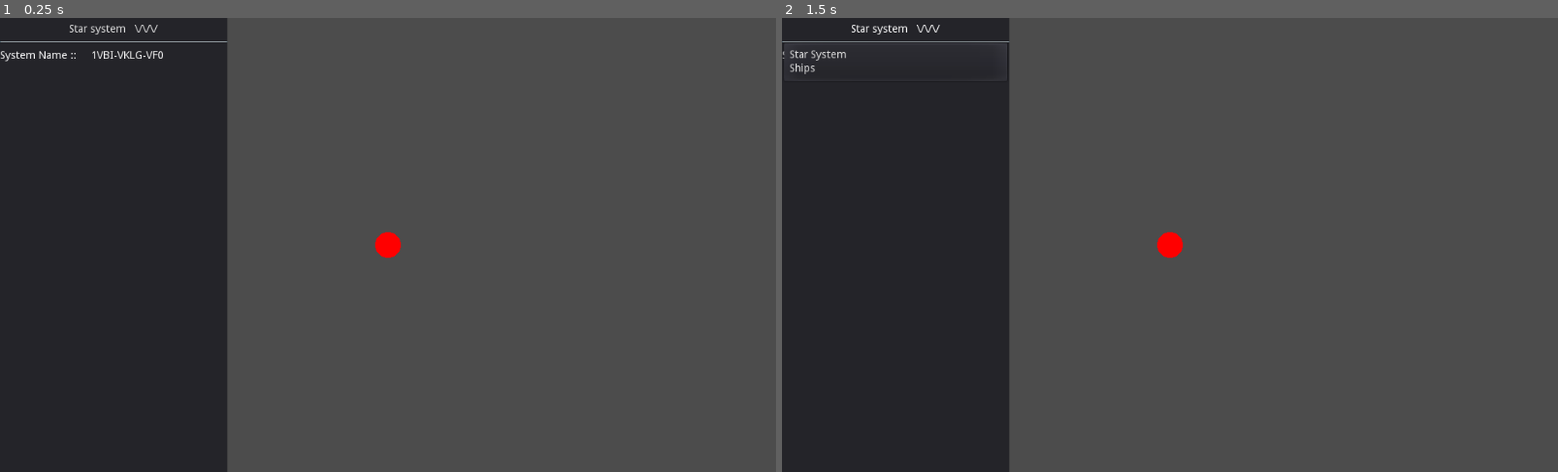
Above: before the commit, frames 1-2 (left to right).
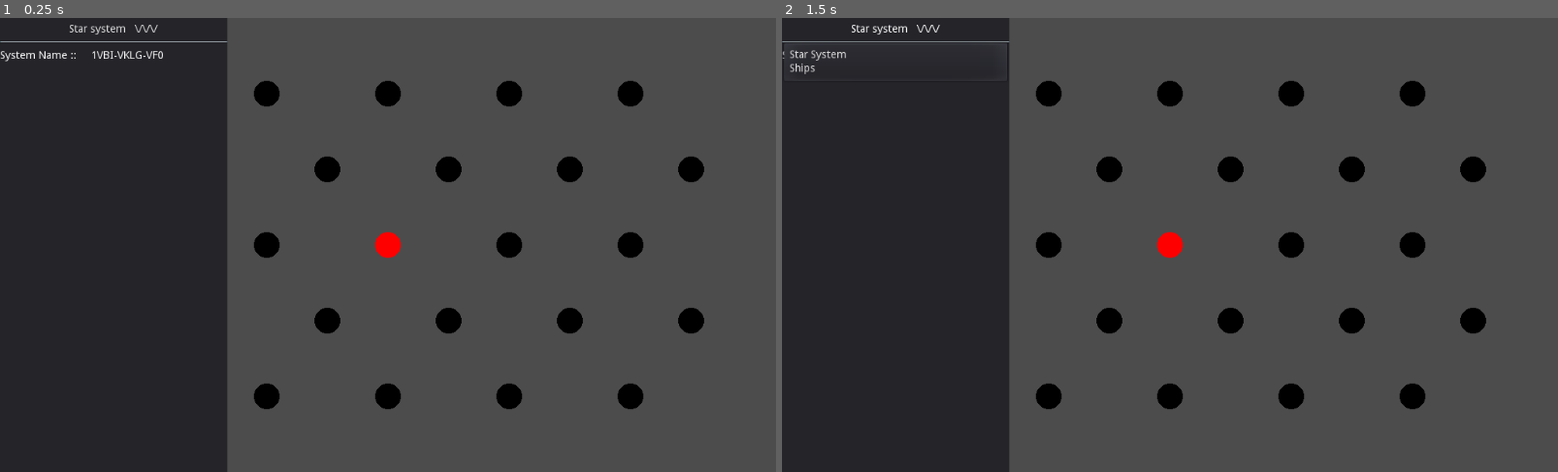
Above: after the commit, the same moments.

Repository: Drakosam/godot_game_1
Game: Godot game, scene res://World.tscn
Two runs of this game, one before a commit and one after it. Both use one fixed random seed, a clock stepped at 60 frames per second and the inputs below.
Inputs:
- Up to frame 1 (0.25 s): no input
- Up to frame 2 (1.5 s): click "Star system ▼▼▼ \/\/\/" at 0.5 s; click "Star system ▼▼▼ \/\/\/" at 1.25 s

The runs differ from the first frame. In frame 1, 2.8% of the frame differs, in the area x 32-91%, y 13-87%; in frame 2, 2.8%.

Commit message:
-ships movements

Diff:
--- /dev/null
+++ b/Game_Setings.tscn
@@ -0,0 +1,19 @@
+[gd_scene load_steps=2 format=2]
+
+[sub_resource type="GDScript" id=1]
+script/source = "extends Node
+
+var SIZE_X = 5
+var SIZE_Y = 5
+
+var SHOW_HIDE_SYSTEMS = true
+var RANDOMIZE_SYSTEM_POSYTION = false
+
+
+func _ready():
+	pass # Replace with function body.
+
+"
+
+[node name="Game_Setings" type="Node"]
+script = SubResource( 1 )
--- a/ShipAktor.tscn
+++ b/ShipAktor.tscn
@@ -4,31 +4,63 @@
 script/source = "extends Node
 
 var ship_name = \"ship name\"
-var curent_system = null
+var current_system = null
 var travel_to_system = null
 var curent_action = 'idle'
+
 
 func _ready():
 	pass
 
 
+func clear_status():
+	clear_paths()
+
+
+func clear_paths():
+	if current_system:
+		current_system.clear_all_paths()
+
+
+func mark_path(path_name):
+	if current_system:
+		current_system.mark_path(path_name)
+
+
 func spown_ship(spown_system, ship_name_in=\"skip_name\"):
-	curent_system = spown_system
+	current_system = spown_system
 	ship_name = ship_name_in
 
 
-func move_to_system(target_system):
-	curent_system =target_system
+func move_to_system(move_direction):
+	if move_direction == \"NW\" and current_system.star_system_nw:
+		current_system = current_system.star_system_nw
+
+	if move_direction == \"NE\" and current_system.star_system_ne:
+		current_system = current_system.star_system_ne
+
+	if move_direction == \"W\" and current_system.star_system_w:
+		current_system = current_system.star_system_w
+
+	if move_direction == \"E\" and current_system.star_system_e:
+		current_system = current_system.star_system_e
+
+	if move_direction == \"SW\" and current_system.star_system_sw:
+		current_system = current_system.star_system_sw
+
+	if move_direction == \"SE\" and current_system.star_system_se:
+		current_system = current_system.star_system_se
+
+	current_system.select_system()
 
 
 func act():
 	if curent_action=='idle':
 		return
 	if curent_action == 'serch_for_star_routs':
-		if curent_system:
-			curent_system.system_discaver()
-			print(curent_system.link_known)
-			if curent_system.link_known>5:
+		if current_system:
+			current_system.system_discaver()
+			if current_system.link_known >= current_system.max_links:
 				set_ship_action_to_idle()
 
 
@@ -38,6 +70,17 @@
 
 func set_ship_action_to_serch_for_star_routs():
 	curent_action = 'serch_for_star_routs'
+
+
+func get_system_name():
+	if current_system:
+		return current_system.system_name
+
+
+func get_system_visible_paths():
+	if current_system:
+		return current_system.get_visible_paths()
+
 "
 
 [node name="ShipAktor" type="Node"]
--- a/Ship_panel.tscn
+++ b/Ship_panel.tscn
@@ -7,47 +7,330 @@
 
 # Called when the node enters the scene tree for the first time.
 func _ready():
-	pass # Replace with function body.
+	$VBoxContainer/MovmendTab.visible = false
 
 
 func set_ship(ship):
+	if current_ship:
+		current_ship.clear_status()
+
+	$VBoxContainer/MovmendTab/VBoxContainer/Move_NW.visible = false
+	$VBoxContainer/MovmendTab/VBoxContainer/Move_NE.visible = false
+	$VBoxContainer/MovmendTab/VBoxContainer/Move_W.visible = false
+	$VBoxContainer/MovmendTab/VBoxContainer/Move_E.visible = false
+	$VBoxContainer/MovmendTab/VBoxContainer/Move_SW.visible = false
+	$VBoxContainer/MovmendTab/VBoxContainer/Move_SE.visible = false
+
+	$VBoxContainer/MovmendTab/VBoxContainer/Move_NW.text = \"\"
+	$VBoxContainer/MovmendTab/VBoxContainer/Move_NE.text = \"\"
+	$VBoxContainer/MovmendTab/VBoxContainer/Move_W.text = \"\"
+	$VBoxContainer/MovmendTab/VBoxContainer/Move_E.text = \"\"
+	$VBoxContainer/MovmendTab/VBoxContainer/Move_SW.text = \"\"
+	$VBoxContainer/MovmendTab/VBoxContainer/Move_SE.text = \"\"
+
 	current_ship = ship
+	_refresh_ship_data()
+
 
 func serch_for_star_rutes():
 	current_ship.set_ship_action_to_serch_for_star_routs()
 
+
 func go_idle():
 	current_ship.set_ship_action_to_idle()
 
+
+func _hide_all_tabs():
+	$VBoxContainer/MovmendTab.visible = false
+	$VBoxContainer/ActionTab.visible = false
+
+
+func _on_ActionButton_pressed():
+	_hide_all_tabs()
+	$VBoxContainer/ActionTab.visible = true
+
+
+func _on_MovmentButton_pressed():
+	_hide_all_tabs()
+	$VBoxContainer/MovmendTab.visible = true
+
+
+func _refresh_ship_data():
+	$VBoxContainer/HBoxContainer/Ship_name.text = \":: \" + current_ship.ship_name
+	$VBoxContainer/HBoxContainer2/Ship_location.text =\":: \" + current_ship.get_system_name()
+	$VBoxContainer/HBoxContainer4/Activity.text = \":: \" + current_ship.curent_action
+	_refresh_buttons()
+
+
+#---------------------- NW
+func _on_Move_NW_pressed():
+	current_ship.move_to_system('NW')
+
+
+func _on_Move_NW_mouse_entered():
+	current_ship.mark_path('NW')
+
+
+#---------------------- NE
+func _on_Move_NE_pressed():
+	current_ship.move_to_system('NE')
+
+
+func _on_Move_NE_mouse_entered():
+	current_ship.mark_path('NE')
+
+
+#---------------------- W
+func _on_Move_W_pressed():
+	current_ship.move_to_system('W')
+
+
+func _on_Move_W_mouse_entered():
+	current_ship.mark_path('W')
+
+
+#---------------------- E
+func _on_Move_E_pressed():
+	current_ship.move_to_system('E')
+
+
+func _on_Move_E_mouse_entered():
+	current_ship.mark_path('E')
+
+
+#---------------------- SW
+func _on_Move_SW_pressed():
+	current_ship.move_to_system('SW')
+
+
+func _on_Move_SW_mouse_entered():
+	current_ship.mark_path('SW')
+
+
+#---------------------- SE
+func _on_Move_SE_pressed():
+	current_ship.move_to_system('SE')
+
+
+func _on_Move_SE_mouse_entered():
+	current_ship.mark_path('SE')
+
+
+#-------------------------------- cler mark path
+func _cler_paths():
+	if current_ship:
+		current_ship.clear_paths()
+
+
+#-------------------------------- timers
+func _on_Timer_timeout():
+	_refresh_ship_data()
+
+
+func _refresh_buttons():
+	var data = current_ship.get_system_visible_paths()
+	$VBoxContainer/MovmendTab/VBoxContainer/Move_NW.visible = data['NW'][0]
+	$VBoxContainer/MovmendTab/VBoxContainer/Move_NE.visible = data['NE'][0]
+
+	$VBoxContainer/MovmendTab/VBoxContainer/Move_E.visible = data['E'][0]
+	$VBoxContainer/MovmendTab/VBoxContainer/Move_W.visible = data['W'][0]
+
+	$VBoxContainer/MovmendTab/VBoxContainer/Move_SW.visible = data['SW'][0]
+	$VBoxContainer/MovmendTab/VBoxContainer/Move_SE.visible = data['SE'][0]
+
+	$VBoxContainer/MovmendTab/VBoxContainer/Move_NW.text = data['NW'][1]
+	$VBoxContainer/MovmendTab/VBoxContainer/Move_NE.text = data['NE'][1]
+	$VBoxContainer/MovmendTab/VBoxContainer/Move_W.text = data['W'][1]
+	$VBoxContainer/MovmendTab/VBoxContainer/Move_E.text = data['E'][1]
+	$VBoxContainer/MovmendTab/VBoxContainer/Move_SW.text = data['SW'][1]
+	$VBoxContainer/MovmendTab/VBoxContainer/Move_SE.text = data['SE'][1]
 "
 
 [node name="Ship_panel" type="Panel"]
 margin_right = 639.0
-margin_bottom = 546.0
+margin_bottom = 1000.0
 script = SubResource( 1 )
 
-[node name="Label" type="Label" parent="."]
-margin_right = 40.0
+[node name="VBoxContainer" type="VBoxContainer" parent="."]
+anchor_right = 1.0
+anchor_bottom = 1.0
+margin_left = 5.0
+margin_top = 5.0
+margin_right = -5.0
+margin_bottom = -5.0
+
+[node name="HBoxContainer" type="HBoxContainer" parent="VBoxContainer"]
+margin_right = 629.0
+margin_bottom = 20.0
+rect_min_size = Vector2( 0, 20 )
+
+[node name="Label" type="Label" parent="VBoxContainer/HBoxContainer"]
+margin_top = 3.0
+margin_right = 100.0
+margin_bottom = 17.0
+rect_min_size = Vector2( 100, 0 )
+text = "Ship Name"
+valign = 1
+
+[node name="Ship_name" type="Label" parent="VBoxContainer/HBoxContainer"]
+margin_left = 104.0
+margin_top = 3.0
+margin_right = 144.0
+margin_bottom = 17.0
+text = ":: xxxx"
+valign = 1
+
+[node name="HBoxContainer2" type="HBoxContainer" parent="VBoxContainer"]
+margin_top = 24.0
+margin_right = 629.0
+margin_bottom = 44.0
+rect_min_size = Vector2( 0, 20 )
+
+[node name="Label2" type="Label" parent="VBoxContainer/HBoxContainer2"]
+margin_top = 3.0
+margin_right = 100.0
+margin_bottom = 17.0
+rect_min_size = Vector2( 100, 0 )
+text = "Ship Location"
+valign = 1
+
+[node name="Ship_location" type="Label" parent="VBoxContainer/HBoxContainer2"]
+margin_left = 104.0
+margin_top = 3.0
+margin_right = 144.0
+margin_bottom = 17.0
+text = ":: xxxx"
+valign = 1
+
+[node name="HBoxContainer4" type="HBoxContainer" parent="VBoxContainer"]
+margin_top = 48.0
+margin_right = 629.0
+margin_bottom = 62.0
+
+[node name="Label" type="Label" parent="VBoxContainer/HBoxContainer4"]
+margin_right = 100.0
 margin_bottom = 14.0
-text = "Ship Name"
-
-[node name="Locatiom" type="Label" parent="."]
-margin_top = 20.0
-margin_right = 40.0
+rect_min_size = Vector2( 100, 0 )
+text = "Activity"
+
+[node name="Activity" type="Label" parent="VBoxContainer/HBoxContainer4"]
+margin_left = 104.0
+margin_right = 151.0
 margin_bottom = 14.0
-text = "Ship Location"
-
-[node name="Button" type="Button" parent="."]
-margin_top = 40.0
-margin_right = 100.0
-margin_bottom = 60.0
-text = "Serch for star "
-
-[node name="Button2" type="Button" parent="."]
-margin_top = 60.0
-margin_right = 12.0
-margin_bottom = 20.0
-text = "go idle"
-
-[connection signal="pressed" from="Button" to="." method="serch_for_star_rutes"]
-[connection signal="pressed" from="Button2" to="." method="go_idle"]
+text = ":: xxxxx"
+
+[node name="HBoxContainer3" type="HBoxContainer" parent="VBoxContainer"]
+margin_top = 66.0
+margin_right = 629.0
+margin_bottom = 86.0
+
+[node name="ActionButton" type="Button" parent="VBoxContainer/HBoxContainer3"]
+margin_right = 312.0
+margin_bottom = 20.0
+size_flags_horizontal = 3
+text = "Actions"
+
+[node name="MovmentButton" type="Button" parent="VBoxContainer/HBoxContainer3"]
+margin_left = 316.0
+margin_right = 629.0
+margin_bottom = 20.0
+size_flags_horizontal = 3
+text = "Movment"
+
+[node name="HSeparator" type="HSeparator" parent="VBoxContainer"]
+margin_top = 90.0
+margin_right = 629.0
+margin_bottom = 110.0
+rect_min_size = Vector2( 0, 20 )
+
+[node name="MovmendTab" type="Panel" parent="VBoxContainer"]
+margin_top = 114.0
+margin_right = 629.0
+margin_bottom = 550.0
+size_flags_vertical = 3
+
+[node name="VBoxContainer" type="VBoxContainer" parent="VBoxContainer/MovmendTab"]
+anchor_right = 1.0
+anchor_bottom = 1.0
+
+[node name="Move_NW" type="Button" parent="VBoxContainer/MovmendTab/VBoxContainer"]
+margin_right = 629.0
+margin_bottom = 20.0
+text = "move 1"
+
+[node name="Move_NE" type="Button" parent="VBoxContainer/MovmendTab/VBoxContainer"]
+margin_top = 24.0
+margin_right = 629.0
+margin_bottom = 44.0
+text = "move 2"
+
+[node name="Move_W" type="Button" parent="VBoxContainer/MovmendTab/VBoxContainer"]
+margin_top = 48.0
+margin_right = 629.0
+margin_bottom = 68.0
+
+[node name="Move_E" type="Button" parent="VBoxContainer/MovmendTab/VBoxContainer"]
+margin_top = 72.0
+margin_right = 629.0
+margin_bottom = 92.0
+
+[node name="Move_SW" type="Button" parent="VBoxContainer/MovmendTab/VBoxContainer"]
+margin_top = 96.0
+margin_right = 629.0
+margin_bottom = 116.0
+
+[node name="Move_SE" type="Button" parent="VBoxContainer/MovmendTab/VBoxContainer"]
+margin_top = 120.0
+margin_right = 629.0
+margin_bottom = 140.0
+
+[node name="ActionTab" type="Panel" parent="VBoxContainer"]
+margin_top = 554.0
+margin_right = 629.0
+margin_bottom = 990.0
+size_flags_vertical = 3
+
+[node name="VBoxContainer" type="VBoxContainer" parent="VBoxContainer/ActionTab"]
+anchor_right = 1.0
+anchor_bottom = 1.0
+
+[node name="Button2" type="Button" parent="VBoxContainer/ActionTab/VBoxContainer"]
+margin_right = 629.0
+margin_bottom = 20.0
+rect_min_size = Vector2( 0, 20 )
+text = "Go idle"
+
+[node name="Button" type="Button" parent="VBoxContainer/ActionTab/VBoxContainer"]
+margin_top = 24.0
+margin_right = 629.0
+margin_bottom = 44.0
+rect_min_size = Vector2( 0, 20 )
+text = "Serch for star link "
+
+[node name="Timer" type="Timer" parent="."]
+wait_time = 0.5
+autostart = true
+
+[connection signal="pressed" from="VBoxContainer/HBoxContainer3/ActionButton" to="." method="_on_ActionButton_pressed"]
+[connection signal="pressed" from="VBoxContainer/HBoxContainer3/MovmentButton" to="." method="_on_MovmentButton_pressed"]
+[connection signal="mouse_entered" from="VBoxContainer/MovmendTab/VBoxContainer/Move_NW" to="." method="_on_Move_NW_mouse_entered"]
+[connection signal="mouse_exited" from="VBoxContainer/MovmendTab/VBoxContainer/Move_NW" to="." method="_cler_paths"]
+[connection signal="pressed" from="VBoxContainer/MovmendTab/VBoxContainer/Move_NW" to="." method="_on_Move_NW_pressed"]
+[connection signal="mouse_entered" from="VBoxContainer/MovmendTab/VBoxContainer/Move_NE" to="." method="_on_Move_NE_mouse_entered"]
+[connection signal="mouse_exited" from="VBoxContainer/MovmendTab/VBoxContainer/Move_NE" to="." method="_cler_paths"]
+[connection signal="pressed" from="VBoxContainer/MovmendTab/VBoxContainer/Move_NE" to="." method="_on_Move_NE_pressed"]
+[connection signal="mouse_entered" from="VBoxContainer/MovmendTab/VBoxContainer/Move_W" to="." method="_on_Move_W_mouse_entered"]
+[connection signal="mouse_exited" from="VBoxContainer/MovmendTab/VBoxContainer/Move_W" to="." method="_cler_paths"]
+[connection signal="pressed" from="VBoxContainer/MovmendTab/VBoxContainer/Move_W" to="." method="_on_Move_W_pressed"]
+[connection signal="mouse_entered" from="VBoxContainer/MovmendTab/VBoxContainer/Move_E" to="." method="_on_Move_E_mouse_entered"]
+[connection signal="mouse_exited" from="VBoxContainer/MovmendTab/VBoxContainer/Move_E" to="." method="_cler_paths"]
+[connection signal="pressed" from="VBoxContainer/MovmendTab/VBoxContainer/Move_E" to="." method="_on_Move_E_pressed"]
+[connection signal="mouse_entered" from="VBoxContainer/MovmendTab/VBoxContainer/Move_SW" to="." method="_on_Move_SW_mouse_entered"]
+[connection signal="mouse_exited" from="VBoxContainer/MovmendTab/VBoxContainer/Move_SW" to="." method="_cler_paths"]
+[connection signal="pressed" from="VBoxContainer/MovmendTab/VBoxContainer/Move_SW" to="." method="_on_Move_SW_pressed"]
+[connection signal="mouse_entered" from="VBoxContainer/MovmendTab/VBoxContainer/Move_SE" to="." method="_on_Move_SE_mouse_entered"]
+[connection signal="mouse_exited" from="VBoxContainer/MovmendTab/VBoxContainer/Move_SE" to="." method="_cler_paths"]
+[connection signal="pressed" from="VBoxContainer/MovmendTab/VBoxContainer/Move_SE" to="." method="_on_Move_SE_pressed"]
+[connection signal="pressed" from="VBoxContainer/ActionTab/VBoxContainer/Button2" to="." method="go_idle"]
+[connection signal="pressed" from="VBoxContainer/ActionTab/VBoxContainer/Button" to="." method="serch_for_star_rutes"]
+[connection signal="timeout" from="Timer" to="." method="_on_Timer_timeout"]
--- a/StarLink.tscn
+++ b/StarLink.tscn
@@ -4,28 +4,36 @@
 script/source = "extends Node2D
 
 
-# Declare member variables here. Examples:
-# var a = 2
-# var b = \"text\"
+var line_s = Vector2(0,0)
+var line_e = Vector2(0,0)
+var marked = false
 
-
-# Called when the node enters the scene tree for the first time.
 func _ready():
 	pass # Replace with function body.
 
 
 func set_link(sys_1,sys_2):
-	$Line2D.points[0]=sys_1.position
-	$Line2D.points[1]=sys_2.position
+	line_s=sys_1.position
+	line_e=sys_2.position
 
-# Called every frame. 'delta' is the elapsed time since the previous frame.
-#func _process(delta):
-#	pass
+
+func _draw():
+	print(marked)
+	if marked:
+		draw_line(line_s,line_e,\"#ff0000\",2)
+	else:
+		draw_line(line_s,line_e,\"#6680ff\",2)
+
+
+func mark_path():
+	marked = true
+	update()
+
+
+func unmark_path():
+	marked = false
+	update()
 "
 
 [node name="StarLink" type="Node2D"]
 script = SubResource( 1 )
-
-[node name="Line2D" type="Line2D" parent="."]
-points = PoolVector2Array( 0, 0, 0, 0 )
-width = 2.0
--- a/StarSystem.tscn
+++ b/StarSystem.tscn
@@ -1,4 +1,6 @@
-[gd_scene load_steps=3 format=2]
+[gd_scene load_steps=4 format=2]
+
+[ext_resource path="res://Game_Setings.tscn" type="PackedScene" id=1]
 
 [sub_resource type="GDScript" id=2]
 script/source = "extends Area2D
@@ -25,20 +27,25 @@
 
 var system_size = 17
 var link_known = 0
+var max_links = 0
 
 signal clear_selected()
 signal system_selected(system)
+
 
 func _ready():
 	$CollisionShape2D.shape.radius = system_size
 	system_name = generate_word(rand_string,4)+\"-\"+generate_word(rand_string,4)
 	system_name += \"-\"+generate_word(rand_string,3)
+
+
 func generate_word(chars, length):
-	var word: String
+	var word=\"\"
 	var n_char = len(chars)
-	for i in range(length):
+	for _i in range(length):
 		word += chars[randi()% n_char]
 	return word
+
 
 func _draw():
 	if not is_active:
@@ -70,6 +77,41 @@
 
 
 ########## public metods
+func clear_all_paths():
+	if star_link_nw:
+		star_link_nw.unmark_path()
+	if star_link_ne:
+		star_link_ne.unmark_path()
+	if star_link_e:
+		star_link_e.unmark_path()
+	if star_link_w:
+		star_link_w.unmark_path()
+	if star_link_se:
+		star_link_se.unmark_path()
+	if star_link_sw:
+		star_link_sw.unmark_path()
+
+
+func mark_path(path_name):
+	if star_link_nw and path_name==\"NW\":
+		star_link_nw.mark_path()
+
+	if star_link_ne and path_name==\"NE\":
+		star_link_ne.mark_path()
+
+	if star_link_e and path_name==\"E\":
+		star_link_e.mark_path()
+
+	if star_link_w and path_name==\"W\":
+		star_link_w.mark_path()
+
+	if star_link_se and path_name==\"SE\":
+		star_link_se.mark_path()
+
+	if star_link_sw and path_name==\"SW\":
+		star_link_sw.mark_path()
+
+
 func select_system():
 	emit_signal(\"clear_selected\")
 	is_selcted = true
@@ -82,7 +124,7 @@
 
 
 func system_discaver():
-	if link_known > 5:
+	if link_known >= max_links:
 		return
 
 	rng.randomize()
@@ -114,30 +156,79 @@
 
 
 func make_not_active():
-	visible = false
+	visible =$Game_Setings.SHOW_HIDE_SYSTEMS
 	if star_link_nw:
 		star_link_nw.visible = false
+		max_links += 1
+
 	if star_link_ne:
 		star_link_ne.visible = false
+		max_links += 1
+
 	if star_link_e:
 		star_link_e.visible = false
+		max_links += 1
+
 	if star_link_w:
 		star_link_w.visible = false
+		max_links += 1
+
 	if star_link_se:
 		star_link_se.visible = false
+		max_links += 1
+
 	if star_link_sw:
 		star_link_sw.visible = false
-
+		max_links += 1
+
+	print(max_links)
 
 func deselect_system():
-		is_selcted = false
-		update()
+	is_selcted = false
+	update()
 
 
 func randomize_posytion(dis_x,dis_y):
 	rng.randomize()
 	position.x += rng.randi_range((dis_x-system_size)*(-1), dis_x-system_size)
 	position.y += rng.randi_range((dis_y-system_size)*(-1), dis_y-system_size)
+
+
+func get_visible_paths():
+	var visible_paths = {}
+
+	if star_link_nw:
+		visible_paths[\"NW\"] = [star_link_nw.visible, star_system_nw.system_name]
+	else:
+		visible_paths[\"NW\"] = [false,\"xxxx\"]
+
+	if star_link_ne:
+		visible_paths[\"NE\"] = [star_link_ne.visible, star_system_ne.system_name]
+	else:
+		visible_paths[\"NE\"] = [false,\"xxxx\"]
+
+	if star_link_e:
+		visible_paths[\"E\"] = [star_link_e.visible, star_system_w.system_name]
+	else:
+		visible_paths[\"E\"] = [false,\"xxxx\"]
+
+	if star_link_w:
+		visible_paths[\"W\"] = [star_link_w.visible, star_system_w.system_name]
+	else:
+		visible_paths[\"W\"] = [false,\"xxxx\"]
+
+
+	if star_link_sw:
+		visible_paths[\"SW\"] = [star_link_sw.visible, star_system_se.system_name]
+	else:
+		visible_paths[\"SW\"] = [false,\"xxxx\"]
+
+	if star_link_se:
+		visible_paths[\"SE\"] = [star_link_se.visible, star_system_sw.system_name]
+	else:
+		visible_paths[\"SE\"] = [false,\"xxxx\"]
+
+	return visible_paths
 "
 
 [sub_resource type="CircleShape2D" id=1]
@@ -145,6 +236,8 @@
 [node name="StarSystem" type="Area2D"]
 script = SubResource( 2 )
 
+[node name="Game_Setings" parent="." instance=ExtResource( 1 )]
+
 [node name="CollisionShape2D" type="CollisionShape2D" parent="."]
 shape = SubResource( 1 )
 
--- a/Star_System_panel.tscn
+++ b/Star_System_panel.tscn
@@ -9,12 +9,14 @@
 func _ready():
 	pass # Replace with function body.
 
+
 func set_system(system):
 	current_system = system
 	reflesh_data()
 
+
 func reflesh_data():
-	$\"System name\".text = current_system.system_name
+	$System_name.text = current_system.system_name
 "
 
 [node name="Star_System_panel" type="Panel"]
@@ -28,7 +30,7 @@
 text = "System Name ::"
 valign = 1
 
-[node name="System name" type="Label" parent="."]
+[node name="System_name" type="Label" parent="."]
 margin_left = 120.0
 margin_right = 40.0
 margin_bottom = 20.0
--- a/World.tscn
+++ b/World.tscn
@@ -1,7 +1,8 @@
-[gd_scene load_steps=5 format=2]
+[gd_scene load_steps=6 format=2]
 
 [ext_resource path="res://Ship_panel.tscn" type="PackedScene" id=1]
 [ext_resource path="res://Star_System_panel.tscn" type="PackedScene" id=2]
+[ext_resource path="res://Game_Setings.tscn" type="PackedScene" id=3]
 
 [sub_resource type="GDScript" id=1]
 script/source = "extends Node2D
@@ -18,12 +19,15 @@
 var dist_y = 50
 var base_dist = 15
 
-var board_size_x = 5
-var board_size_y = 5
+var board_size_x =0
+var board_size_y =0
 
 var ship_list = []
 
 func _ready():
+	board_size_x = $Game_Setings.SIZE_X
+	board_size_y = $Game_Setings.SIZE_Y
+
 	create_board(board_size_x,board_size_y)
 
 	var start_system = star_systems_grid[floor(board_size_y/2) ][floor(board_size_x/2)]
@@ -75,7 +79,9 @@
 			new_system.position = Vector2(base_dist+x*dist_x*2 +dist_x*(y%2),base_dist+y*dist_y*2)
 			new_system.connect('clear_selected',self,'clear_system_selected')
 			new_system.connect('system_selected',self,'system_selected')
-			new_system.randomize_posytion(dist_x, dist_y)
+
+			if $Game_Setings.RANDOMIZE_SYSTEM_POSYTION:
+				new_system.randomize_posytion(dist_x, dist_y)
 
 			system_line.append(new_system)
 			system_list.append(new_system)
@@ -183,6 +189,8 @@
 
 [node name="World" type="Node2D"]
 script = SubResource( 1 )
+
+[node name="Game_Setings" parent="." instance=ExtResource( 3 )]
 
 [node name="Camera2D" type="Camera2D" parent="."]
 current = true
@@ -219,5 +227,4 @@
 wait_time = 0.25
 autostart = true
 
-[connection signal="pressed" from="CanvasLayer/Panel/MenuButton" to="." method="_on_MenuButton_pressed"]
 [connection signal="timeout" from="Timer" to="." method="_on_Timer_timeout"]
--- a/project.godot
+++ b/project.godot
@@ -14,6 +14,10 @@
 run/main_scene="res://World.tscn"
 config/icon="res://icon.png"
 
+[autoload]
+
+GameSetings="*res://Game_Setings.tscn"
+
 [gui]
 
 common/drop_mouse_on_gui_input_disabled=true
